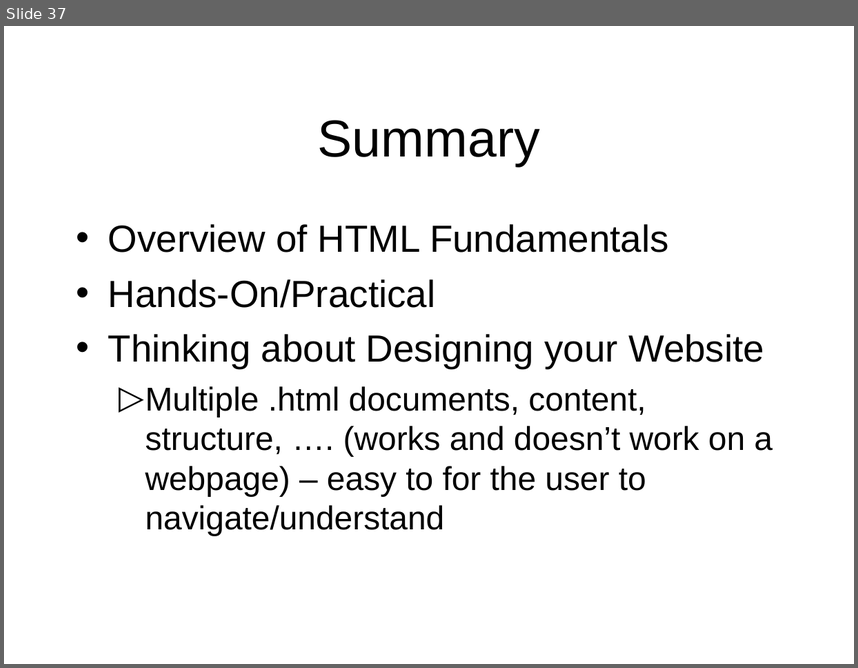
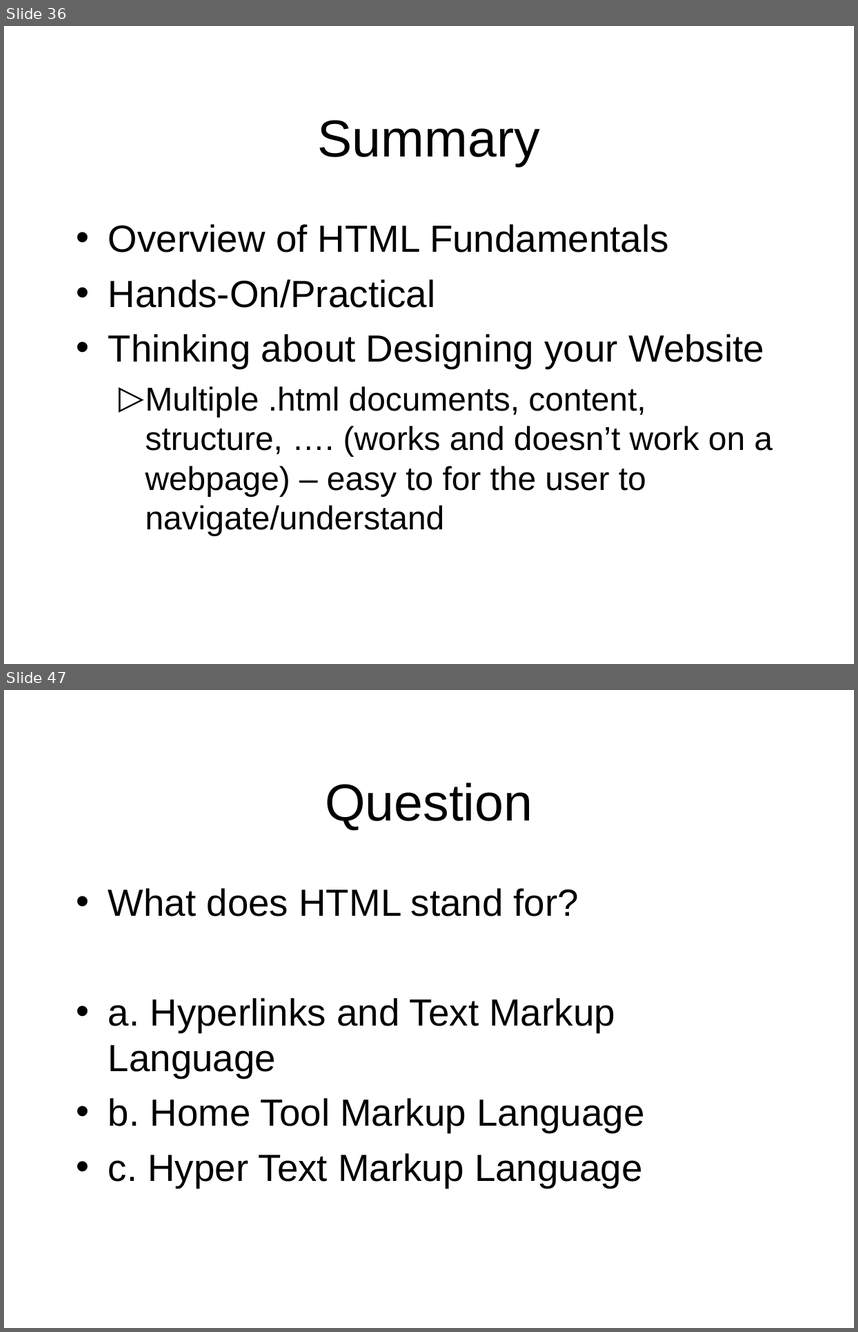
Before and after one commit to octaviordz/zjnu2017.github.io, a slide deck: WAD/lectures/020--HTML.Fundamentals.ppt. Shown one above the other, each under a label of ours: slide 37 before the commit, slides 36 and 47 after it; the slides between them are not shown. The pictures are 858x668 and 858x1332 pixels, drawn with LibreOffice and Linux fonts; fonts in the diff are those of the drawing. Boxes give left, top, right and bottom in pixels: in the first picture for what was removed or moved away, otherwise in the second. Text is boxed around its words. In the diff, an @@ line names an element or a change of style, - is before the commit and + after.

Commit message:
Quiz questions

```diff
--- a/WAD/lectures/020--HTML.Fundamentals.ppt
+++ b/WAD/lectures/020--HTML.Fundamentals.ppt
@@ slide 47 added at [4, 690, 854, 1328], background #FFFFFF @@
@@ title added at [325, 782, 533, 830], 44 pt, text #000000 @@
+Question
@@ text added at [108, 888, 645, 1187], 32 pt, text #000000 @@
+• What does HTML stand for?
+• a. Hyperlinks and Text Markup Language
+• b. Home Tool Markup Language
+• c. Hyper Text Markup Language
@@ what was slide 37 is now slide 36 @@
```
Also in this commit, not shown: 7 slides changed, 36 other slides added, 1 slide removed, 1 other file.
